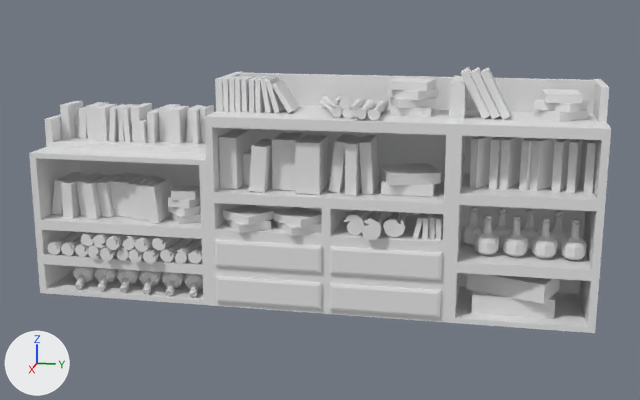
What one commit did to the Blender file Models/Towers/Blenderfile/Shelf_Bookcase_1.blend.
Both versions are drawn from a 50 mm camera at (7.71, 1.61, 2.83) aimed at (0.06, 0.08, 0.92). Arrows for +X, +Y and +Z are at lower left; the lights stay in place.

Names of what the first picture shows: 'Book&Scrolls', 'Bookcase_1'.
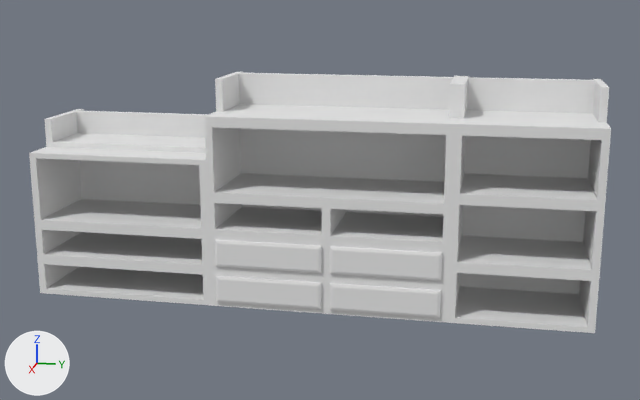
Location of each change, [x1, y1, x2, y2] in pixels of the pictures (640 x 400 px):
'Book&Scrolls', hidden: before [47, 67, 596, 319]

Patch to the scene script:
```diff
--- a/Models/Towers/Blenderfile/Shelf_Bookcase_1.blend.py
+++ b/Models/Towers/Blenderfile/Shelf_Bookcase_1.blend.py
@@ ob_book_scrolls @@
 ob_book_scrolls.location = (0.0, 0.0, 1.0)
+ob_book_scrolls.hide_viewport = True
```
